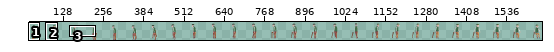
Two states of a sprite sheet, TakeABreak_Unity/Assets/Sprites/Jugador/Jugador_sentandose.png. Above, an overview of the earlier version with the close-up marked.
Close-up. First the earlier version:
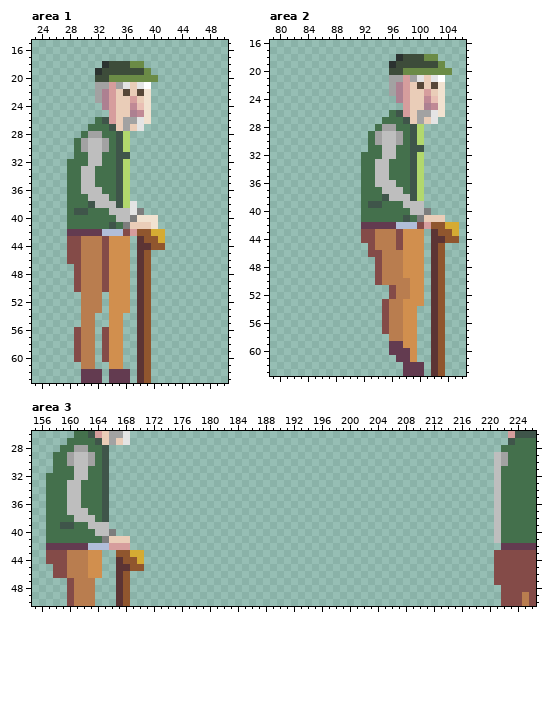
The file is 1664x64 pixels. Colours within 5 levels of each other are drawn and written as one. Shown: area 1: x 23..50, y 15..63; area 2: x 79..106, y 16..63; area 3: x 155..226, y 26..50. The wide view leaves out empty margins. The commit also changed other parts of the picture, which this record leaves out.
After:
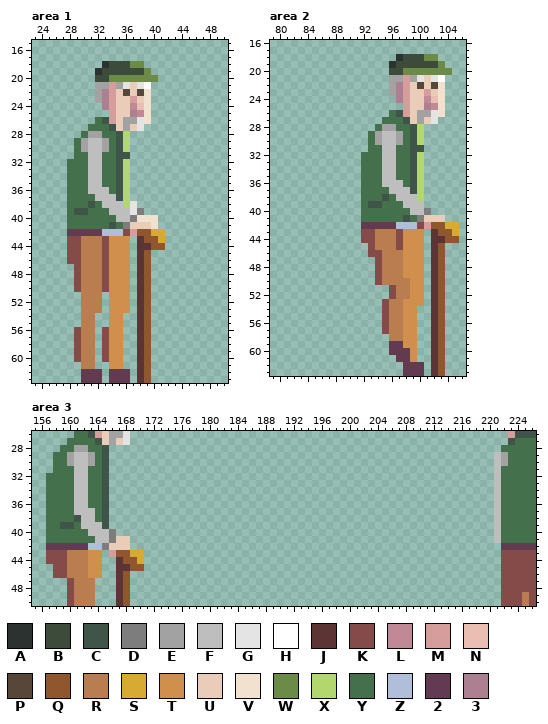
Palette (. is transparent): A #2b3230  B #3d4c3a  C #3f554a  D #7d7d7d  E #a2a2a2  F #bebebe  G #e4e4e4  H #ffffff  J #5c3434  K #844b48  L #c08995  M #d69d9d  N #e9bfb4  P #574738  Q #90562e  R #b97d4f  S #d5ab33  T #d18f4e  U #eacdb8  V #f1e2d0  W #6b8b46  X #b2d86d  Y #44704c  Z #b1bed9  2 #633b50  3 #ad8091
From old to new:
--- area 1
@@ x 28..37 @@
 32 YYYFFYYCX.
-33 YYFFYYYCX.
-34 YYFFYYYCX.
-35 YYFFYYYCX.
-36 YYFFFYYCX.
-37 YYYFFFYCX.
-38 YYYCFFFCXG
+33 YYYFFYYCX.
+34 YYYFFYYCX.
+35 YYYFFYYCX.
+36 YYYFFFYCX.
+37 YYYYFFFCX.
+38 YYYCYFFFXG
 39 YCCYYYFFFG
--- area 2
@@ x 92..101 @@
 32 YYYFFYYCX.
-33 YYFFYYYCX.
-34 YYFFYYYCX.
-35 YYFFYYYCX.
-36 YYFFFYYCX.
-37 YYYFFFYCX.
-38 YYYCFFFCX.
+33 YYYFFYYCX.
+34 YYYFFYYCX.
+35 YYYFFYYCX.
+36 YYYFFFYCX.
+37 YYYYFFFCX.
+38 YYYCYFFFX.
 39 YCCYYYFFF.
--- area 3
@@ x 155..226 @@
 32 ..YYYYFFYYC.......................................................FYYYYY
-33 ..YYYFFYYYC.......................................................FYYYYY
-34 ..YYYFFYYYC.......................................................FYYYYY
-35 ..YYYFFYYYC.......................................................FYYYYY
-36 ..YYYFFYYYC.......................................................FYYYYY
-37 ..YYYFFFYYC.......................................................FYYYYY
-38 ..YYYYFFFYC.......................................................FYYYYY
-39 ..YYCCYYFFF.......................................................FYYYYY
-40 ..YYYYYYYFFD......................................................FYYYYY
-41 ..YYYYYYYYDUUU....................................................FYYYYY
-42 ..222222ZZZMMM.....................................................22222
-43 ..KKKRRRTT..QQSS..................................................KKKKKK
-44 ..KKKRRRTT..JQQS..................................................KKKKKK
-45 ...KKRRRTT..JJQQ..................................................KKKKKK
-46 ...KKRRRTT..JQ....................................................KKKKKK
-47 .....KRRR...JQ....................................................KKKKKK
+33 ..YYYYFFYYC.......................................................FYYYYY
+34 ..YYYYFFYYC.......................................................FYYYYY
+35 ..YYYYFFYYC.......................................................FYYYYY
+36 ..YYYYFFYYC.......................................................FYYYYY
+37 ..YYYYFFFYC.......................................................FYYYYY
+38 ..YYYYCFFYC.......................................................FYYYYY
+39 ..YYCCYFFFC.......................................................FYYYYY
+40 ..YYYYYYFFFD......................................................FYYYYY
+41 ..YYYYYYYFFDUU....................................................FYYYYY
+42 ..222222ZZDUUU.....................................................22222
+43 ..KKKRRRTT.MQQSS...................................................KKKKK
+44 ..KKKRRRTT..JQQS...................................................KKKKK
+45 ...KKRRRTT..JJQQ...................................................KKKKK
+46 ...KKRRRTT..JQ.....................................................KKKKK
+47 .....KRRR...JQ.....................................................KKKKK
 48 .....KRRR...JQ.....................................................KKKKK
Pixel boxes of the changes (left, top, right, bottom) in both close-ups:
changed: (81, 166, 123, 208)
changed: (375, 159, 417, 201)
changed: (67, 480, 130, 557)
erased: (494, 550, 501, 585)
